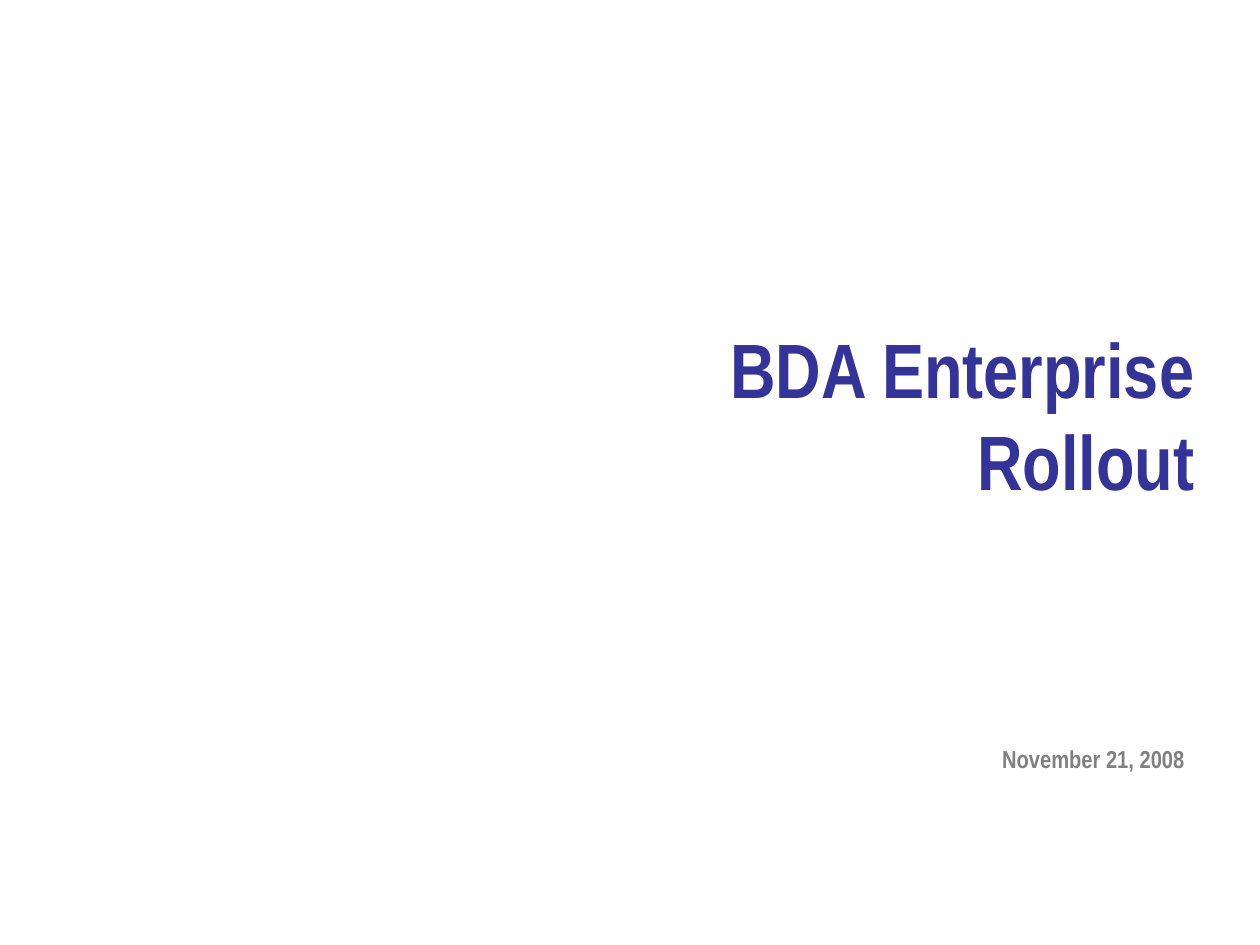
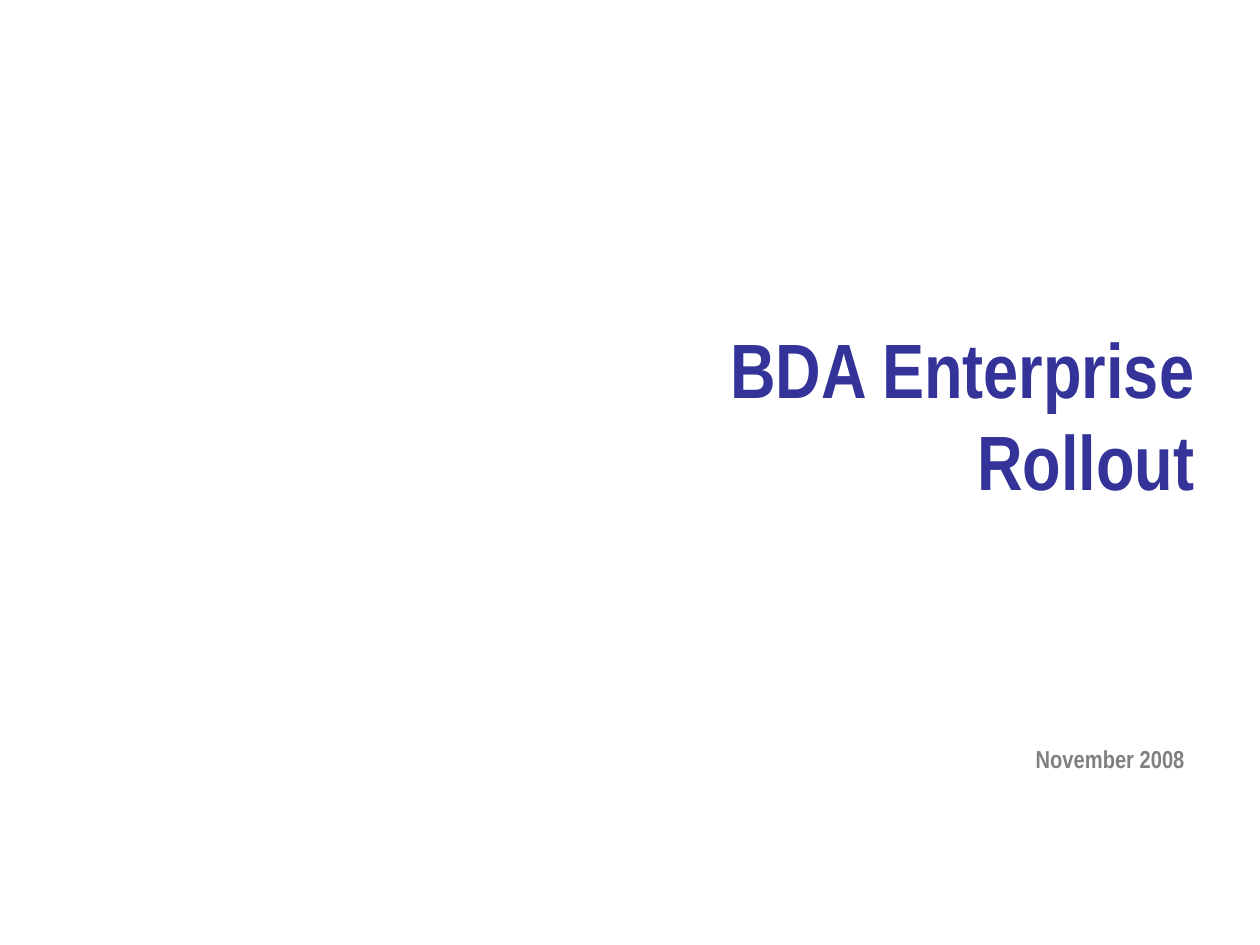
Before and after one commit to NCIP/automation, a slide deck: slide 1 of docs/roadmap/bda-roadmap.ppt. Drawn at 1260x945 pixels with LibreOffice and Linux fonts; fonts in the diff are those of the drawing; background and template pictures are left out. Boxes give left, top, right and bottom in pixels: in the first picture for what was removed or moved away, otherwise in the second. Text is boxed around its words. In the diff, an @@ line names an element or a change of style, - is before the commit and + after.

```diff
--- a/docs/roadmap/bda-roadmap.ppt
+++ b/docs/roadmap/bda-roadmap.ppt
@@ text at (1036, 750, 1185, 768): text changed @@
-November 21, 2008
+November 2008
```
Also in this commit, not shown: 5 other slides changed, 3 slides added, 2 slides removed, 1 other file.
